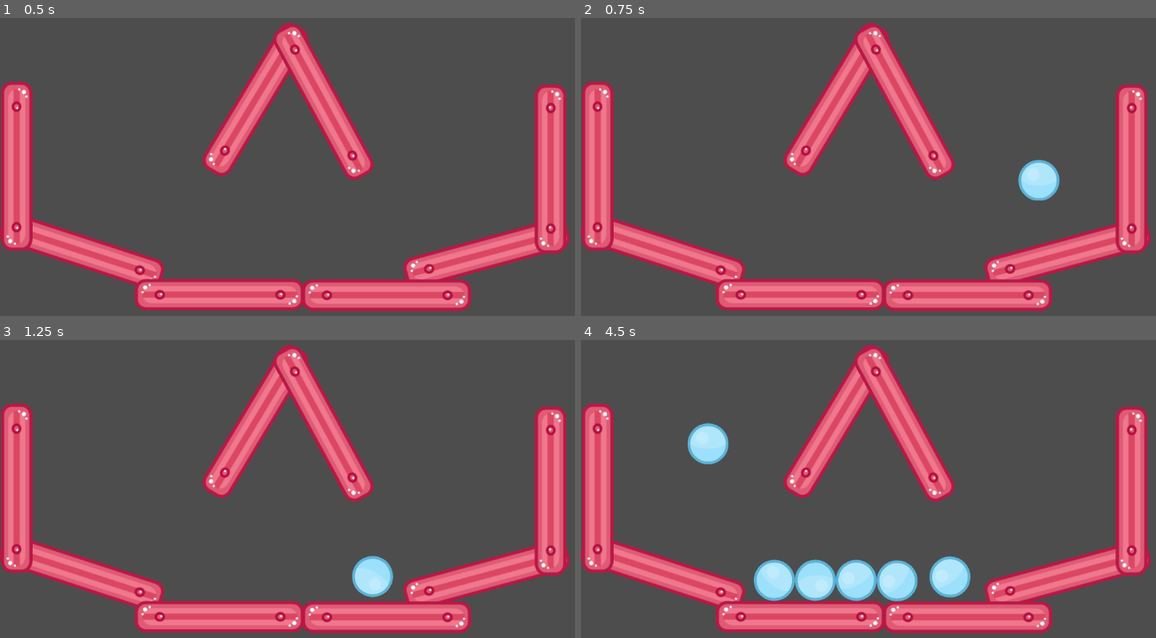
Above: before the commit, frames 1-4 (two rows, left to right).
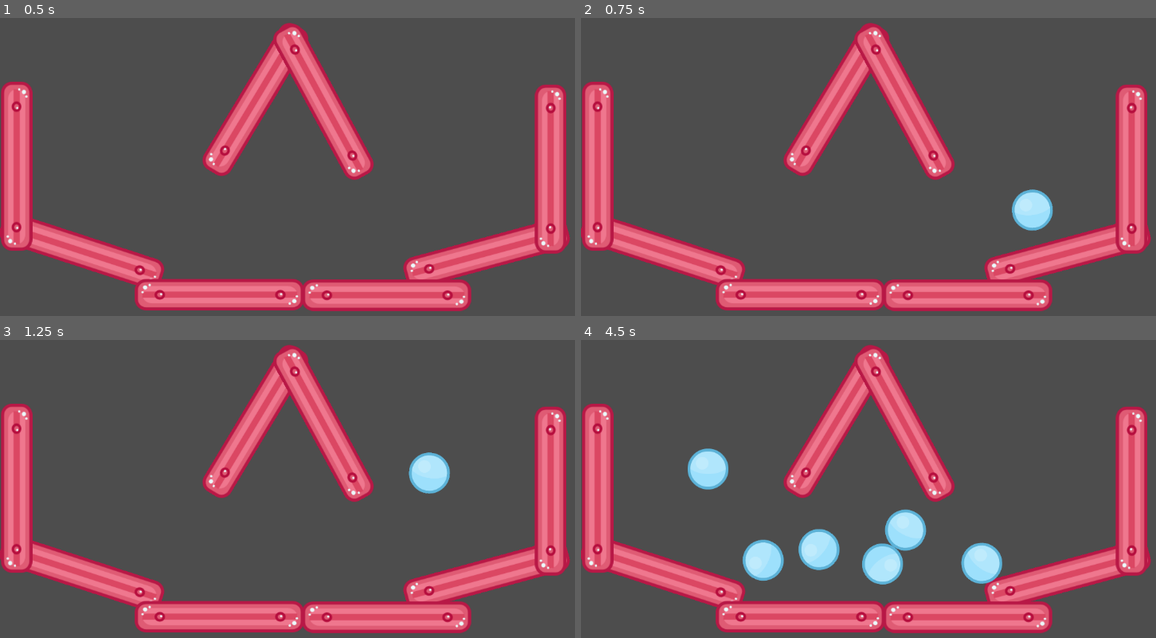
Above: after the commit, the same moments.

Repository: himanushi/godot-test
Game: Godot game, scene res://Main.tscn
Same seed, same stepped clock (60 frames per second), same inputs: the game is played once before the commit and once after it.
Inputs (mouse positions are in pixels of both pictures, inside the frame that each line leads up to):
- Up to frame 1 (0.5 s): no input
- Up to frame 2 (0.75 s): tap Enter at 0.5 s; move the mouse to (1041, 140) at 0.52 s; press the mouse at (1041, 140) at 0.53 s
- Up to frame 3 (1.25 s): no input
- Up to frame 4 (4.5 s): move the mouse to (770, 497) at 1.27 s; release the mouse at (770, 497) at 1.28 s; click (770, 497) at 1.35 s; move the mouse to (960, 402) at 2.02 s; press the mouse at (960, 402) at 2.03 s; move the mouse to (868, 551) at 2.77 s; release the mouse at (868, 551) at 2.78 s; click (868, 551) at 2.85 s; move the mouse to (1092, 533) at 3.52 s; press the mouse at (1092, 533) at 3.53 s; move the mouse to (707, 426) at 4.27 s; release the mouse at (707, 426) at 4.28 s; click (707, 426) at 4.35 s

Frame 1 is identical in both runs. In frame 2, 1.4% of the frame differs, in the area x 74-84%, y 47-72%; in frame 3, 1.6%; in frame 4, 8.0%, in the area x 18-74%, y 27-88%.

Commit message:
fix: Ball.tscn

Diff:
--- a/instancing_starter/Ball.tscn
+++ b/instancing_starter/Ball.tscn
@@ -3,13 +3,14 @@
 [ext_resource type="Texture2D" uid="uid://dv6rx85s1gy3i" path="res://assets/ballBlue_10.png" id="1"]
 
 [sub_resource type="PhysicsMaterial" id="1"]
+bounce = 0.5
 
 [sub_resource type="CircleShape2D" id="2"]
 radius = 37.1452
 
 [node name="Ball" type="RigidBody2D"]
 physics_material_override = SubResource("1")
-gravity_scale = 4.0
+gravity_scale = 10.0
 
 [node name="Sprite2D" type="Sprite2D" parent="."]
 scale = Vector2(0.5, 0.5)
